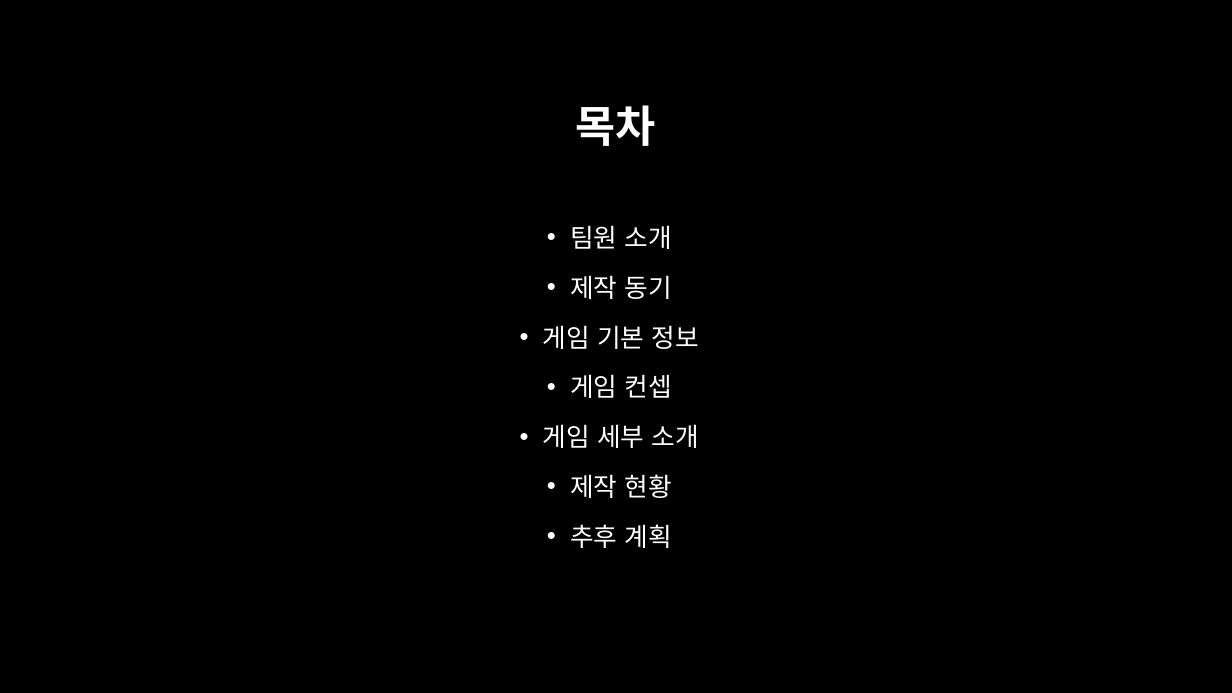
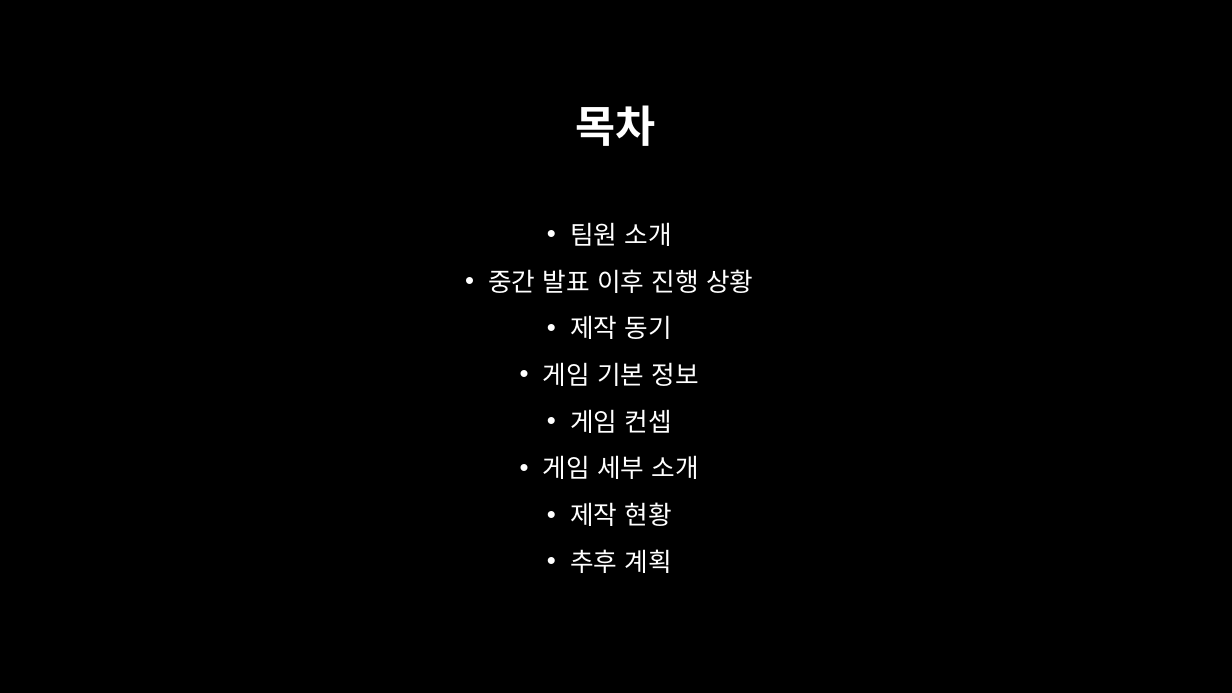
Before and after one commit to Sub-L/CapitalRhythm-Ho-, a slide deck: slide 2 of ds.pptx. Drawn at 1232x693 pixels with LibreOffice and Linux fonts; fonts in the diff are those of the drawing; background and template pictures are left out. Boxes give left, top, right and bottom in pixels: in the first picture for what was removed or moved away, otherwise in the second. Text is boxed around its words. In the diff, an @@ line names an element or a change of style, - is before the commit and + after.

Commit message:
발표 직전 최종 진행상황
아마도

```diff
--- a/ds.pptx
+++ b/ds.pptx
@@ text at bbox=[543, 222, 699, 573]: line spacing 1.2 to 1.1 @@
@@ text at bbox=[488, 269, 753, 293]: paragraph added @@
+• 중간 발표 이후 진행 상황
```
Also in this commit, not shown: 3 other slides changed, 1 slide removed, 3 other files.
